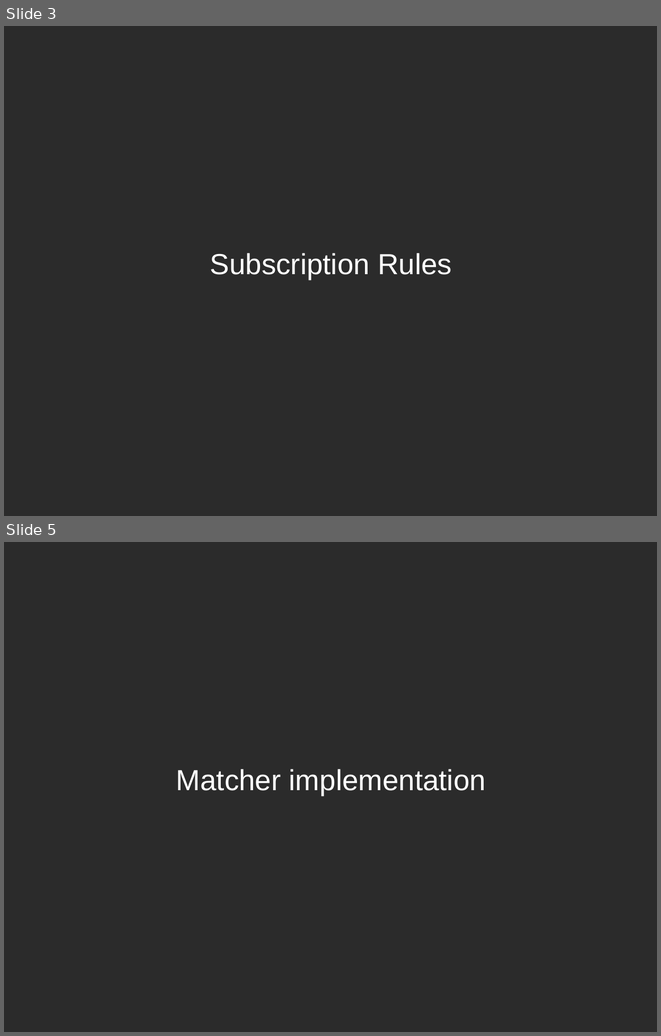
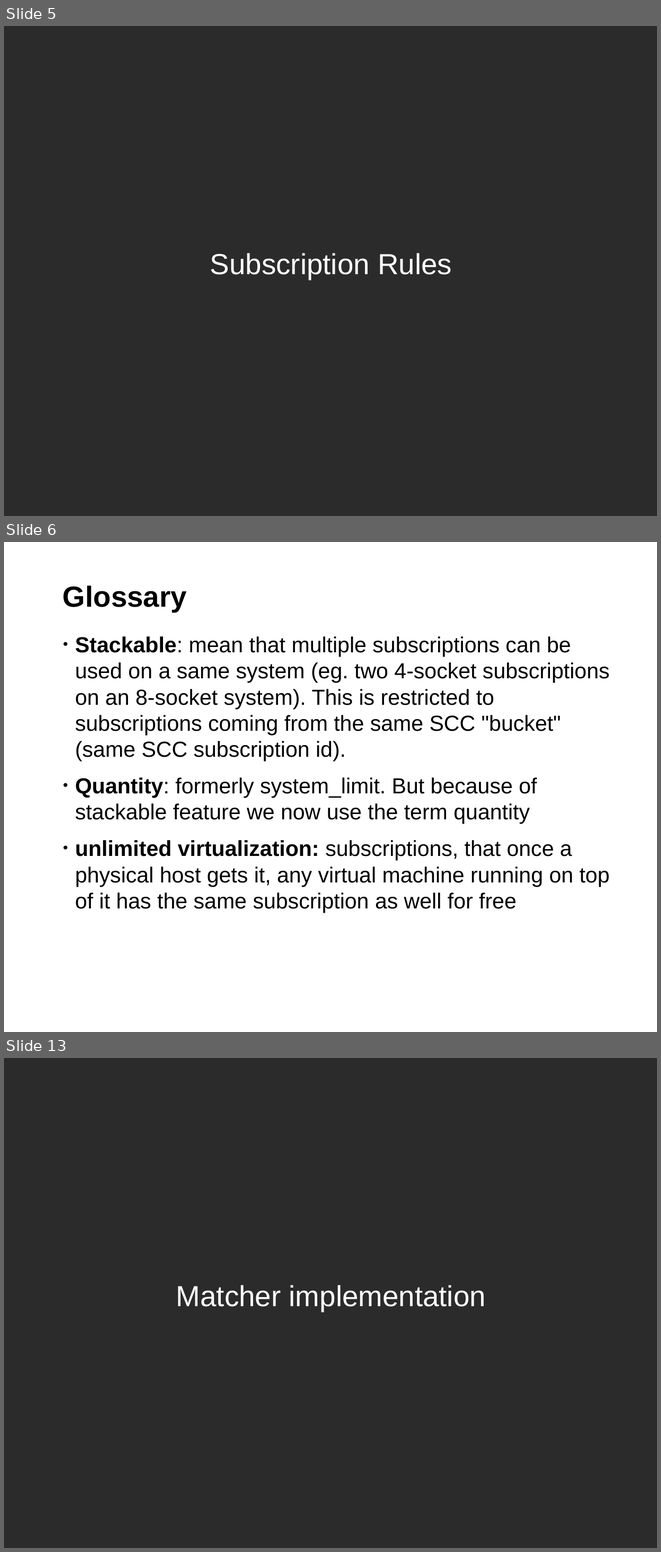
Before and after one commit to hustodemon/subscription-matcher, a slide deck: doc/SubscriptionCounting.odp. Shown one above the other, each under a label of ours: slides 3 and 5 before the commit, slides 5, 6 and 13 after it; the slides between them are not shown. The pictures are 661x1036 and 661x1552 pixels, drawn with LibreOffice and Linux fonts; fonts in the diff are those of the drawing; background and template pictures are left out; a plain dark background stands for a picture behind light text. Boxes give left, top, right and bottom in pixels: in the first picture for what was removed or moved away, otherwise in the second. Text is boxed around its words. In the diff, an @@ line names an element or a change of style, - is before the commit and + after.

Commit message:
update agenda, add introduction and write about Subscription Rules

```diff
--- a/doc/SubscriptionCounting.odp
+++ b/doc/SubscriptionCounting.odp
@@ slide 6 added at bbox=[4, 542, 657, 1032], background #FFFFFF @@
@@ title added at bbox=[63, 585, 187, 612], 32 pt, text #000000, bold @@
+Glossary
@@ text added at bbox=[75, 636, 610, 912], 24 pt, text #000000 @@
+• Stackable: mean that multiple subscriptions can be used on a same system (eg. two 4-socket subscriptions on an 8-socket system). This is restricted to subscriptions coming from the same SCC "bucket" (same SCC subscription id).
+• Quantity: formerly system_limit. But because of stackable feature we now use the term quantity
+• unlimited virtualization: subscriptions, that once a physical host gets it, any virtual machine running on top of it has the same subscription as well for free
@@ page number added at bbox=[4, 1007, 87, 1032], 11 pt, text #FFFFFF @@
+6
@@ what was slide 3 is now slide 5 @@
@@ what was slide 5 is now slide 13 @@
```
Also in this commit, not shown: 1 slide changed, 8 other slides added, 1 slide removed.
